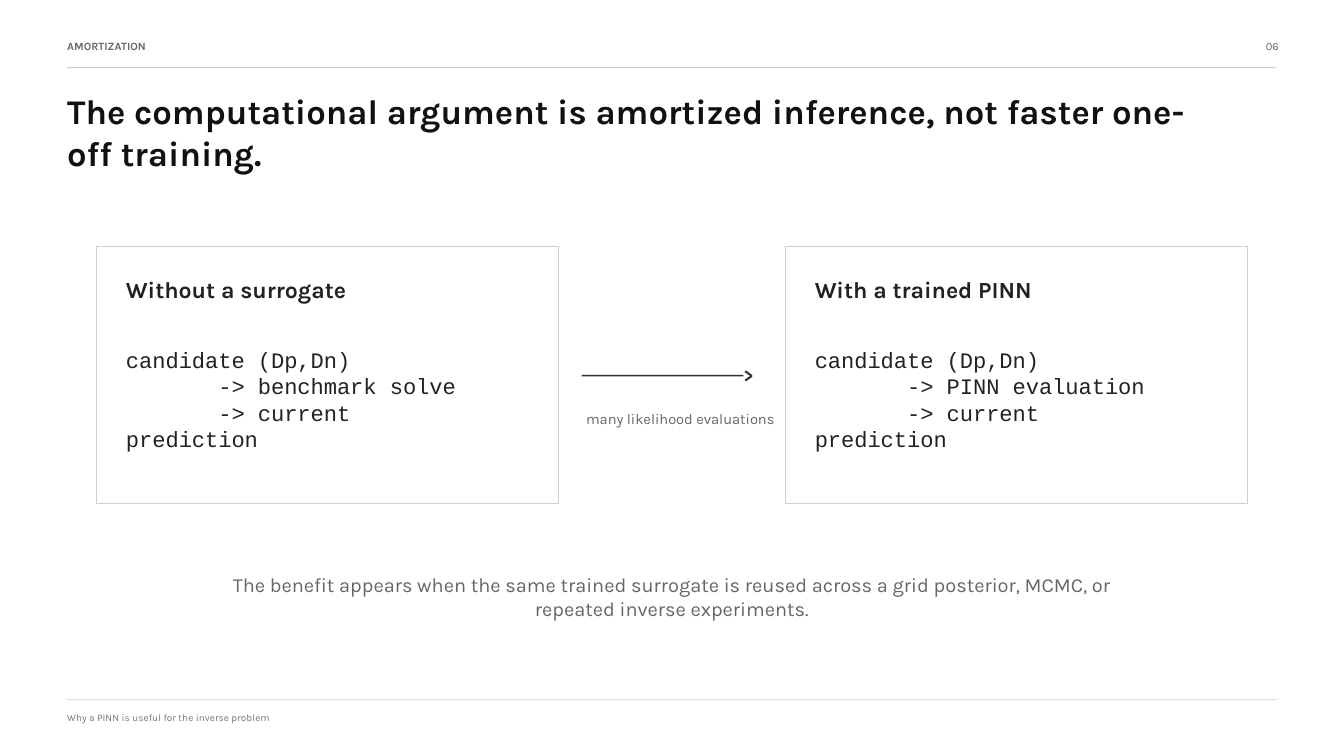
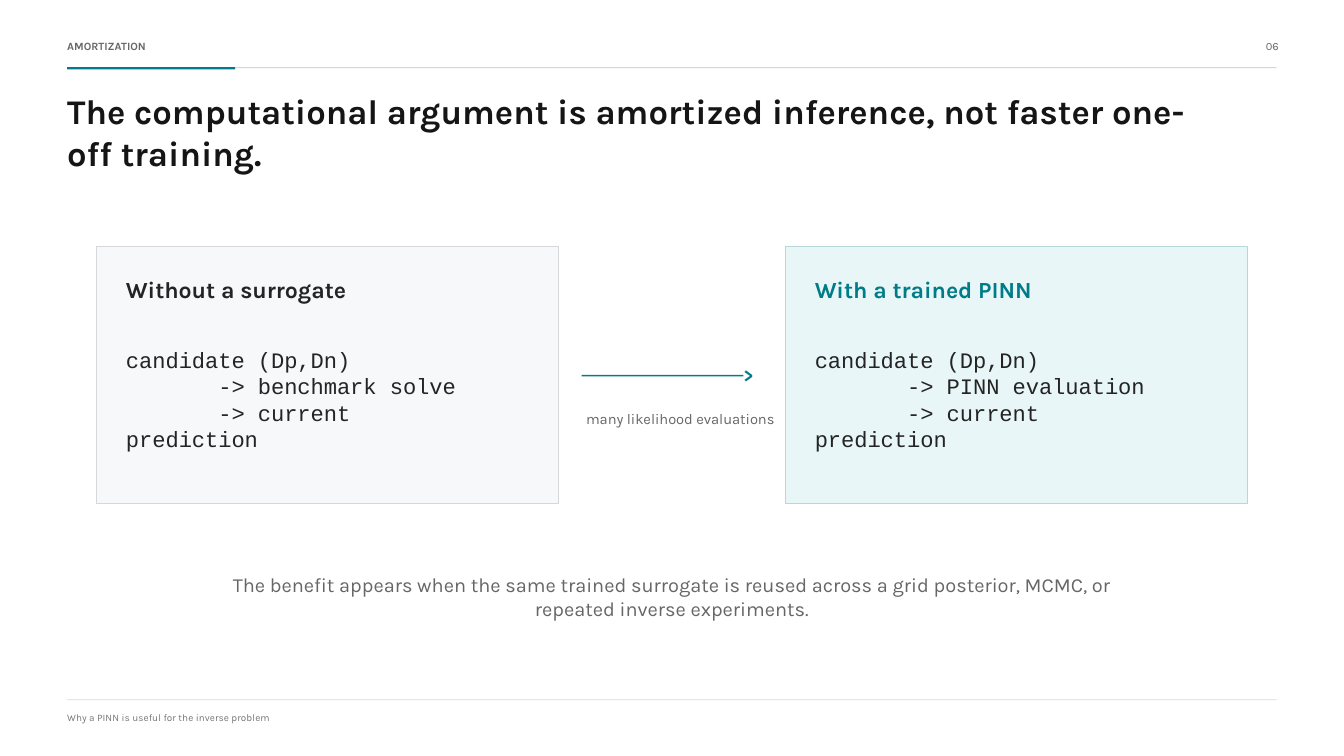
Before and after one commit to jack28257/PINN_JAX, a slide deck: slide 6 of presentation/pnp_pinn_current_inference_presentation.pptx. Drawn at 1344x756 pixels with LibreOffice and Linux fonts; fonts in the diff are those of the drawing. Boxes give left, top, right and bottom in pixels: in the first picture for what was removed or moved away, otherwise in the second. Text is boxed around its words. In the diff, an @@ line names an element or a change of style, - is before the commit and + after.

Commit message:
Refine presentation color treatment

```diff
--- a/presentation/pnp_pinn_current_inference_presentation.pptx
+++ b/presentation/pnp_pinn_current_inference_presentation.pptx
@@ rectangle at (68,68,1277,69): fill #CFCFCF to #D4D8DD @@
@@ rectangle added at (68,68,236,70), fill #007C89 @@
@@ rectangle at (785,247,1247,504): fill #FFFFFF to #E8F6F7; outline #CFCFCF 0.75 pt to #B7D7DB 0.75 pt @@
@@ text "With a trained PINN" at (815,281,1031,299): text colour #222222 to #007C89 @@
@@ text "candidate (Dp,Dn)" at (815,352,1145,452): text colour #222222 to #242424 @@
@@ rectangle at (582,375,743,377): fill #2F2F2F to #007C89 @@
@@ text ">" at (744,363,763,388): text colour #2F2F2F to #007C89 @@
```
Also in this commit, not shown: 11 other slides changed.
